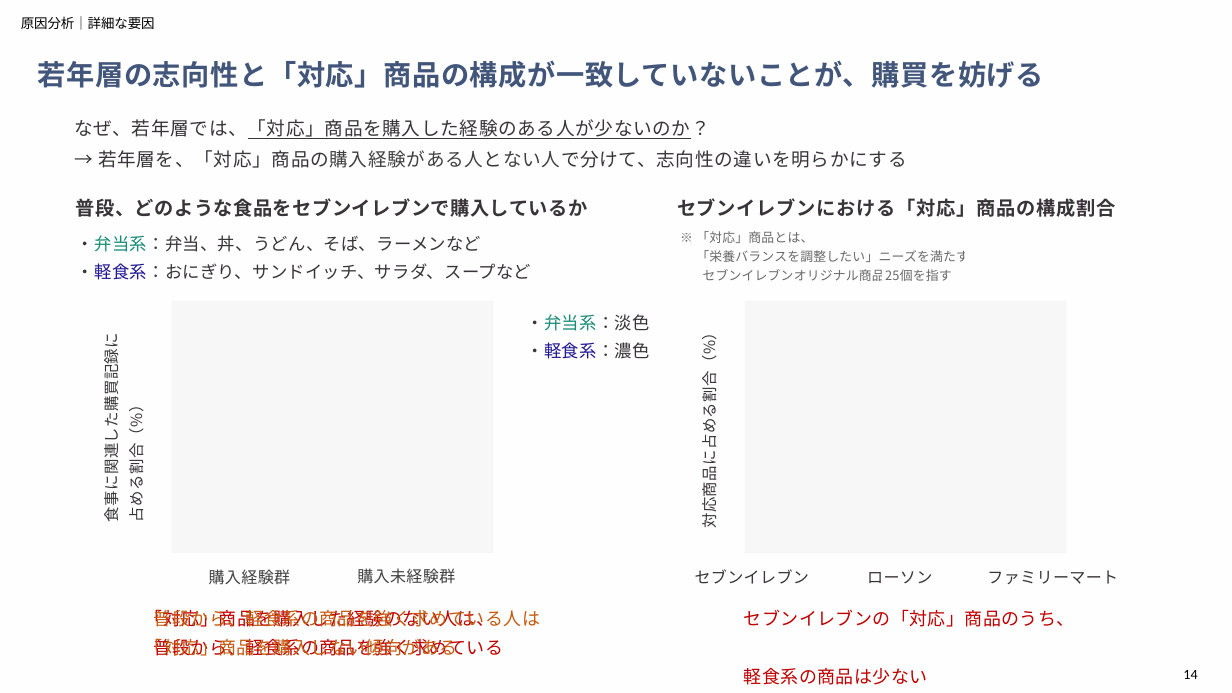
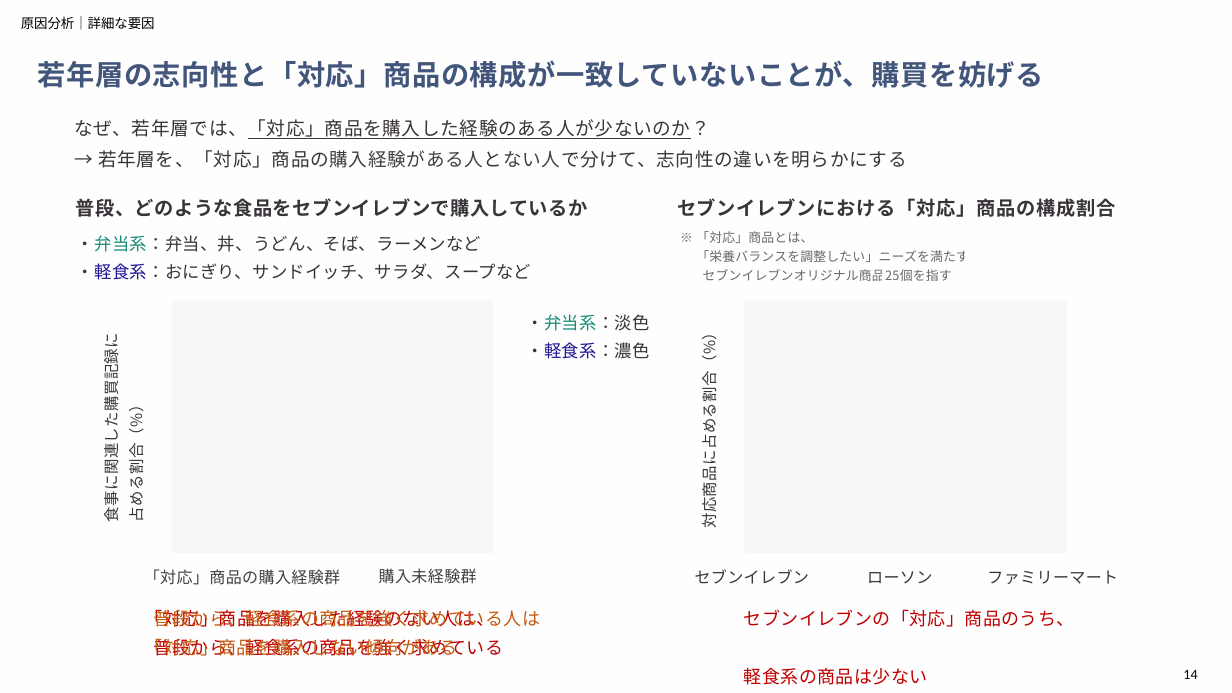
Before and after one commit to aoiseki0415/Accenture_CEO, a slide deck: slide 14 of 提出物一覧/アクセンチュア_最終報告.pptx. Drawn at 1232x693 pixels with LibreOffice and Linux fonts; fonts in the diff are those of the drawing. Boxes give left, top, right and bottom in pixels: in the first picture for what was removed or moved away, otherwise in the second. Text is boxed around its words. In the diff, an @@ line names an element or a change of style, - is before the commit and + after.

```diff
--- a/提出物一覧/アクセンチュア_最終報告.pptx
+++ b/提出物一覧/アクセンチュア_最終報告.pptx
@@ text at [144,569,340,585]: text changed @@
-購入経験群
+「対応」商品の購入経験群
@@ text "購入未経験群": place and size @@
-text "購入未経験群" at [357,568,455,584]
+text "購入未経験群" at [379,568,477,584]
```
Also in this commit, not shown: 1 other slide changed, 3 other files.
